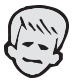
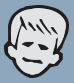
Two versions of the same layered image (74 x 83). Layer-by-layer changes:
added layer "Layer 1" over left=0, top=0, right=74, bottom=83
